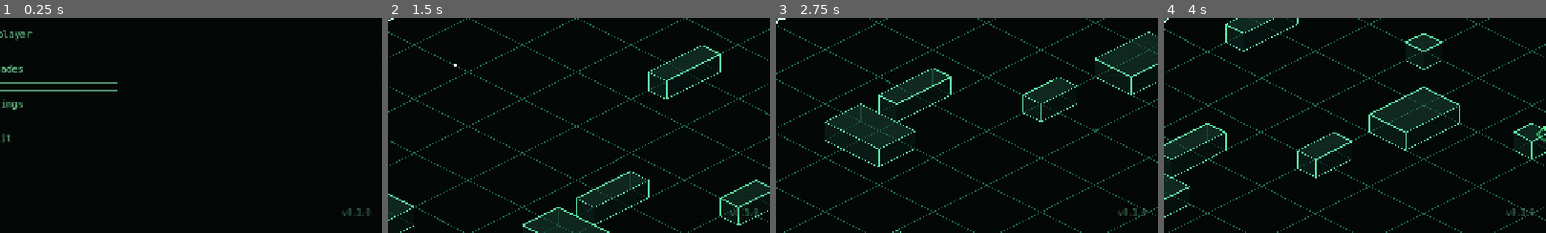
Above: before the commit, frames 1-4 (left to right).
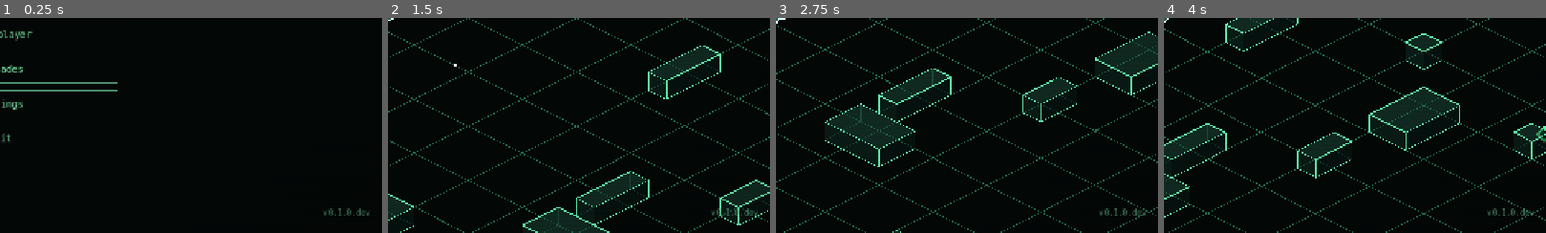
Above: after the commit, the same moments.

Repository: seanperkins/rootkit-game
Game: Godot game, scene res://scenes/main.tscn
Same seed, same stepped clock (60 frames per second), same inputs: the game is played once before the commit and once after it.
Inputs (mouse positions are % of the whole screen's width and height, from its top left):
- Up to frame 1 (0.25 s): no input
- Up to frame 2 (1.5 s): click "start new run" at 0.5 s; tap Enter (confirm) at 1.25 s; move the mouse to (72, 45) at 1.27 s; hold D (move_right) from 1.28 s (still down); hold Enter (confirm) from 1.28 s (still down)
- Up to frame 3 (2.75 s): move the mouse to (30, 55) at 2.02 s; release D (move_right) at 2.03 s; release Enter (confirm) at 2.03 s; hold S (move_down) from 2.03 s (still down); tap R (recipes) at 2.1 s
- Up to frame 4 (4 s): move the mouse to (60, 28) at 2.77 s; release S (move_down) at 2.78 s; hold D (move_right) 2.78-3.53 s; tap Keypad Enter at 2.85 s; move the mouse to (45, 70) at 3.52 s; hold W (move_up) from 3.53 s (still down); tap Enter (confirm) at 3.6 s
The pictures show only the part of the screen within x 50-100%, y 50-100%; the shares and areas given below are measured in that part.

The runs differ from the first frame. In frame 1, 0.2% of the frame differs, in the area x 84-97%, y 88-92%; in frame 2, 0.2%; in frame 3, 0.2%; in frame 4, 0.2%.

Commit message:
feat(ui): a dev build reports the last tag plus .dev, on screen only
The version label read application/config/version, which is 0.1.0 in a dev
tree regardless of where the tree actually sits — so a screenshot of a
working build was indistinguishable from the release it was cut from. A dev
build now reports the last tag reachable from HEAD: 0.4.2.dev today.

BuildInfo returns the version in two forms and that split is the point.
`version()` is CANONICAL — the bare tag — and it is what the co-op handshake
compares and what the updater measures the feed against. `display_version()`
appends ".dev" and goes to the run HUD's corner, the menu's version label and
the update modal's "you are on" line, and nowhere else.

Keeping the suffix off the wire is deliberate: stamping it would refuse a
local build against a shipped build of the same tag, and testing co-op
between those two is worth being able to do. Keeping it out of the updater
is the same kind of reason — UpdateFeed.should_update refuses anything
called "dev", so a ".dev" canonical version would leave
ROOTKIT_UPDATE_CHECK=1 unable to exercise the path it exists for. A test
pins both: the canonical version carries no suffix and is still updatable.

`git -C <project> describe --tags --abbrev=0`, resolved once and cached —
ui._version_string() is called from _refresh, which runs every frame. The
git call is gated on has_feature("editor"), so an exported build never
shells out and keeps reading its stamp. A missing git, a non-repository and
a repository with no tags all fall back to the stamped value; from_git() is
split out pure so a suite can drive each of those branches, since
OS.execute cannot be made to fail on demand.

test_meta_layout's version assertion re-derived the expected string from the
project setting, so it went on passing while the label said something else.
It reads BuildInfo now — the check is that the label and BuildInfo agree,
which a second copy of the rule cannot test.

Diff:
--- /dev/null
+++ b/scripts/meta/build_info.gd
@@ -0,0 +1,82 @@
+class_name BuildInfo extends RefCounted
+
+## The build version, in the two forms the game needs.
+##
+## `version()` is CANONICAL: what peers compare in the handshake and what the
+## updater measures the feed against. `display_version()` is the same string
+## with `.dev` appended in a dev build, and it is for HUMANS ONLY — the run
+## HUD's corner and the menu's version label.
+##
+## The split is the whole point. A dev tree is not the tag it sits on, so it is
+## worth SAYING so on screen; but stamping that difference into the wire would
+## refuse a local build against a shipped one of the same tag, and testing
+## co-op between the two is a thing worth being able to do. Same reasoning for
+## the updater: `UpdateFeed.should_update` refuses anything called "dev", so a
+## `.dev` canonical version would make ROOTKIT_UPDATE_CHECK=1 unable to
+## exercise the very path it exists to exercise.
+##
+## In a release build both forms are `application/config/version` verbatim —
+## the tag `tools/release_mac.sh` and the CI export stamp in — and nothing here
+## shells out. The git call happens only when `has_feature("editor")` says this
+## is not an exported template.
+
+const DEV_SUFFIX := ".dev"
+
+## Both are resolved once. `OS.execute` costs milliseconds, and
+## `ui._version_string()` is called from `_refresh`, which runs every frame.
+static var _version := ""
+static var _display := ""
+
+## What the handshake and the updater use. The last tag reachable from HEAD in
+## a dev build, the stamped tag in a release one.
+static func version() -> String:
+	if _version.is_empty():
+		_version = _resolve()
+	return _version
+
+## What the player sees. `version()` plus `.dev` when this is not an exported
+## build, so a screenshot of a dev run can never be mistaken for the release
+## it was cut from.
+static func display_version() -> String:
+	if _display.is_empty():
+		_display = version() + (DEV_SUFFIX if is_dev() else "")
+	return _display
+
+## "editor" is set for any run that is not an exported template, which is
+## exactly what "a dev build" means here. Matches the updater's own guard.
+static func is_dev() -> bool:
+	return OS.has_feature("editor")
+
+static func _stamped() -> String:
+	var v: Variant = ProjectSettings.get_setting("application/config/version")
+	return "dev" if v == null else String(v)
+
+static func _resolve() -> String:
+	var stamped := _stamped()
+	if not is_dev():
+		return stamped
+	var out: Array = []
+	# -C the project root rather than trusting the working directory: the game
+	# can be launched from anywhere, and `git describe` in the wrong tree would
+	# answer confidently about the wrong repository.
+	var code := OS.execute("git", ["-C", ProjectSettings.globalize_path("res://"),
+		"describe", "--tags", "--abbrev=0"], out)
+	return from_git(code, out, stamped)
+
+## The pure half, so a suite can drive every branch — the OS.execute above
+## cannot be made to fail on demand.
+##
+## `git describe --tags --abbrev=0` prints the most recent tag reachable from
+## HEAD, which is "the last tag on the branch we are working from". A missing
+## git, a tree that is not a repository, and a repository with no tags all
+## come back non-zero or empty, and all mean the same thing here: fall back to
+## whatever the project file says rather than inventing a version.
+static func from_git(code: int, output: Array, stamped: String) -> String:
+	if code != 0 or output.is_empty():
+		return stamped
+	var tag := String(output[0]).strip_edges()
+	if tag.is_empty():
+		return stamped
+	# Tags are cut as v0.4.2; every version string in this codebase is bare.
+	# UpdateFeed._parts trims the same prefix for the same reason.
+	return tag.trim_prefix("v").trim_prefix("V")
--- a/scripts/meta/meta_screen.gd
+++ b/scripts/meta/meta_screen.gd
@@ -174,7 +174,7 @@
 ## available] tag next to it — the modal is the loud path while the player is
 ## on the menu; the tag is what a dismissed modal leaves behind.
 func _build_version_label() -> void:
-	_version_label = _label("v%s" % _build(), 13, DIM)
+	_version_label = _label("v%s" % _build_display(), 13, DIM)
 	_version_label.set_anchors_preset(Control.PRESET_BOTTOM_RIGHT)
 	_version_label.offset_left = -220
 	_version_label.offset_top = -42
@@ -185,7 +185,7 @@
 	_refresh_version_tag()
 
 func _refresh_version_tag() -> void:
-	_version_label.text = "v%s%s" % [_build(),
+	_version_label.text = "v%s%s" % [_build_display(),
 		"  [update available]" if _update_available else ""]
 
 ## The shop: salvage, permanent upgrades, unlocks. No launch button — starting
@@ -478,7 +478,7 @@
 func _on_update_ready(info: Dictionary) -> void:
 	_update_available = true
 	_update_body.text = "a new version of ROOTKIT is available - v%s (you are on v%s)" \
-		% [str(info.get("version", "?")), _build()]
+		% [str(info.get("version", "?")), _build_display()]
 	_update_status.text = ""
 	_update_move_btn.visible = Updater.translocated()
 	_update_now_btn.visible = not _update_move_btn.visible
@@ -782,12 +782,17 @@
 	c.custom_minimum_size = Vector2(0, h)
 	return c
 
-## The build number: release_mac.sh stamps the git tag into
-## application/config/version, so this reads the tag in release builds and the
-## project file's value in dev.
+## The CANONICAL build version — the one peers refuse each other over. Every
+## handshake site below uses this, never the display form: a dev tree and a
+## release build cut from the same tag must still be able to play together,
+## which is exactly what stamping ".dev" into the wire would prevent.
 func _build() -> String:
-	var v: Variant = ProjectSettings.get_setting("application/config/version")
-	return "dev" if v == null else String(v)
+	return BuildInfo.version()
+
+## The same version as a human should read it, carrying ".dev" in a dev build.
+## Labels and the update modal only — see BuildInfo.
+func _build_display() -> String:
+	return BuildInfo.display_version()
 
 func _refresh() -> void:
 	var d := SaveGame.load_state()
--- a/scripts/run/ui.gd
+++ b/scripts/run/ui.gd
@@ -560,12 +560,11 @@
 func _k(n: int) -> String:
 	return str(n) if n < 1000 else "%.1fk" % (float(n) / 1000.0)
 
-## The build number: release_mac.sh stamps the git tag into
-## application/config/version, so this reads the tag in release builds and
-## the project file's value in dev. Mirrors meta_screen._build.
+## The build number as a human reads it, so a dev run says so in the corner
+## (0.4.2.dev) and cannot be mistaken for the release it was cut from. The
+## DISPLAY form deliberately — the wire and the updater use BuildInfo.version().
 func _version_string() -> String:
-	var v: Variant = ProjectSettings.get_setting("application/config/version")
-	return "dev" if v == null else String(v)
+	return BuildInfo.display_version()
 
 func _build_lines() -> Array:
 	var lines := []
--- a/scripts/update/updater.gd
+++ b/scripts/update/updater.gd
@@ -68,9 +68,11 @@
 	if total > 0:
 		update_state.emit("downloading update — %d%%" % (got * 100 / total))
 
+## The CANONICAL version, not the display one: UpdateFeed.should_update refuses
+## anything called "dev", so a ".dev" string here would make
+## ROOTKIT_UPDATE_CHECK=1 unable to exercise the path it exists to exercise.
 func current_version() -> String:
-	var v: Variant = ProjectSettings.get_setting("application/config/version")
-	return "dev" if v == null else str(v)
+	return BuildInfo.version()
 
 func translated_platform() -> String:
 	match OS.get_name():
--- a/tests/test_meta_layout.gd
+++ b/tests/test_meta_layout.gd
@@ -10,7 +10,7 @@
 ## readable headlessly, so the check that actually matters is automatable and
 ## nobody has to remember to look.
 
-const EXPECTED_CHECKS := 39
+const EXPECTED_CHECKS := 40
 
 var failures := 0
 var checks := 0
@@ -67,8 +67,12 @@
 
 	var vh: float = ProjectSettings.get_setting("display/window/size/viewport_height")
 	var vw: float = ProjectSettings.get_setting("display/window/size/viewport_width")
-	var v: Variant = ProjectSettings.get_setting("application/config/version")
-	var expect_v := "dev" if v == null else str(v)
+	# From BuildInfo, not by re-deriving it from the project setting: this
+	# assertion re-derived it and so went on passing while the label said
+	# something else entirely. The label shows the DISPLAY form — the last tag
+	# plus ".dev" in a dev build — and the point of the check is that the
+	# label and BuildInfo agree, which a second copy of the rule cannot test.
+	var expect_v := BuildInfo.display_version()
 
 	# The CRT overlay is a project-wide autoload (persists across the menu
 	# <-> run scene swap), so it is reachable here regardless of which scene
@@ -118,6 +122,11 @@
 			vr.position.y >= vh - 60.0 and vr.end.x <= vw and vr.position.x >= 0.0, true)
 		_check("and has a positive size", vr.size.x > 0.0 and vr.size.y > 0.0, true)
 		_check("and reads the build version", String(vlabel.text).begins_with("v%s" % expect_v), true)
+		# The suite is a dev build, so the label must SAY so: a screenshot of a
+		# dev run should never pass for the release it was cut from.
+		_check("and marks a dev build as one",
+			String(vlabel.text).begins_with("v%s%s" % [BuildInfo.version(), BuildInfo.DEV_SUFFIX]),
+			BuildInfo.is_dev())
 
 	# --- the multiplayer page ------------------------------------------------
 	main._open_page("multiplayer")
--- a/tests/test_update.gd
+++ b/tests/test_update.gd
@@ -13,7 +13,8 @@
 const CASES := ["manifest_parse_is_strict", "versions_compare_numerically",
 	"dev_never_updates_itself", "archive_verification_rejects_tampering",
 	"sha256_of_file_matches_known", "the_embedded_public_key_loads",
-	"the_update_log_writes", "a_dev_build_does_not_check_by_default"]
+	"the_update_log_writes", "a_dev_build_does_not_check_by_default",
+	"the_dev_suffix_is_display_only"]
 
 func _initialize() -> void:
 	print("ROOTKIT — update feed\n")
@@ -25,6 +26,7 @@
 	archive_verification_rejects_tampering()
 	sha256_of_file_matches_known()
 	a_dev_build_does_not_check_by_default()
+	the_dev_suffix_is_display_only()
 	the_embedded_public_key_loads()
 	await the_update_log_writes()
 	print("")
@@ -191,6 +193,33 @@
 	_check("and ignores the override", u.auto_check_allowed(false, "0"), true)
 	finished["a_dev_build_does_not_check_by_default"] = true
 
+## A dev build says so in the corner (0.4.2.dev) and nowhere else.
+##
+## The suffix is DISPLAY ONLY on purpose, and both halves of that matter. It
+## must reach the HUD, or a screenshot of a dev run is indistinguishable from
+## the release it was cut from. It must NOT reach the wire, or a local build
+## and a shipped build of the same tag refuse each other and co-op between the
+## two cannot be tested; and it must not reach the updater, or
+## UpdateFeed.should_update refuses it as "dev" and ROOTKIT_UPDATE_CHECK=1
+## cannot exercise the path it exists for.
+func the_dev_suffix_is_display_only() -> void:
+	_check("a v-prefixed tag comes back bare", BuildInfo.from_git(0, ["v0.4.2\n"], "0.1.0"), "0.4.2")
+	_check("a bare tag is left alone", BuildInfo.from_git(0, ["0.4.2"], "0.1.0"), "0.4.2")
+	_check("a failed git falls back to the stamp", BuildInfo.from_git(1, ["fatal"], "0.1.0"), "0.1.0")
+	_check("so does no output at all", BuildInfo.from_git(0, [], "0.1.0"), "0.1.0")
+	_check("and an empty tag", BuildInfo.from_git(0, ["  "], "0.1.0"), "0.1.0")
+	# The suite runs as a dev build, so both forms are live here.
+	_check("the suite is a dev build", BuildInfo.is_dev(), true)
+	_check("the canonical version carries no suffix",
+		BuildInfo.version().ends_with(BuildInfo.DEV_SUFFIX), false)
+	_check("the display version does",
+		BuildInfo.display_version(), BuildInfo.version() + BuildInfo.DEV_SUFFIX)
+	# The one that protects the handshake: should_update refuses "dev", so a
+	# canonical version that ended in it would silently disable the updater.
+	_check("and the canonical version is updatable",
+		UpdateFeed.should_update(BuildInfo.version(), "99.0.0"), true)
+	finished["the_dev_suffix_is_display_only"] = true
+
 ## The support log is the only trace for the silent-failure design; READ_WRITE
 ## refuses to create a missing file, so the first-ever write must take the
 ## WRITE branch or the log never exists.
Not shown, added: scripts/meta/build_info.gd.uid
